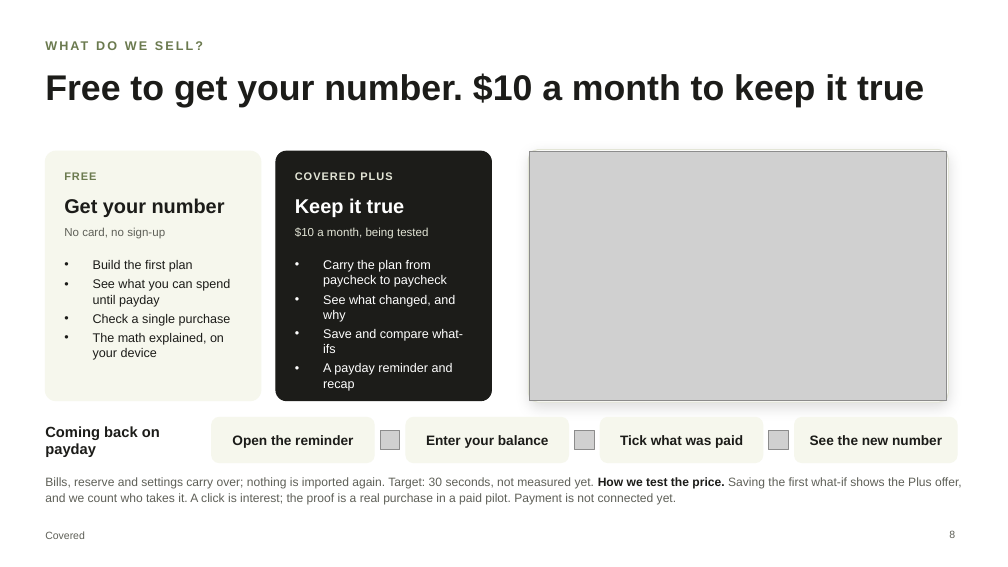
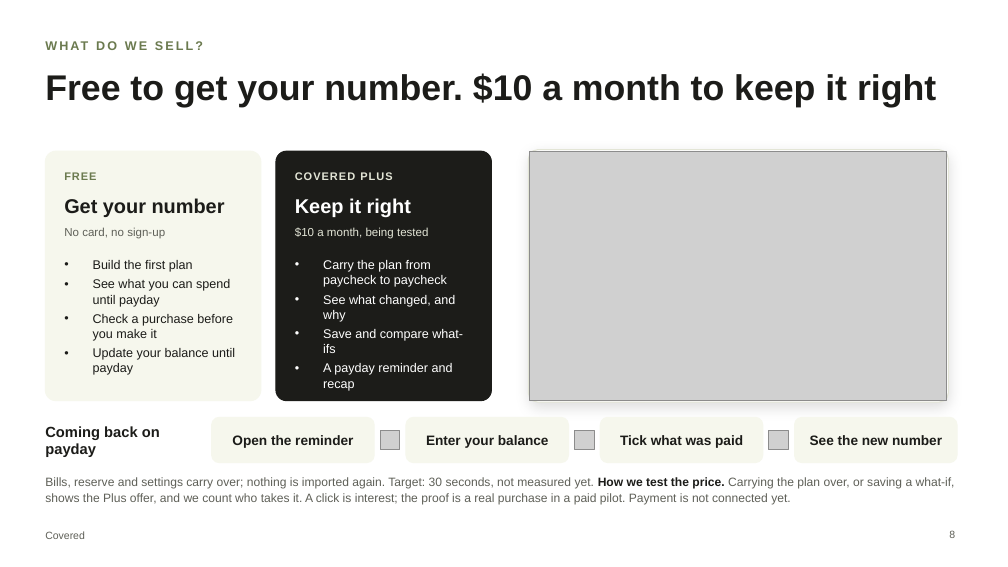
Before and after one commit to chinusoid/FractureTeam, a slide deck: slide 8 of pitch/covered-pitch.pptx. Drawn at 1008x567 pixels with LibreOffice and Linux fonts; fonts in the diff are those of the drawing; grey boxes stand for pictures. Boxes give left, top, right and bottom in pixels: in the first picture for what was removed or moved away, otherwise in the second. Text is boxed around its words. In the diff, an @@ line names an element or a change of style, - is before the commit and + after.

```diff
--- a/pitch/covered-pitch.pptx
+++ b/pitch/covered-pitch.pptx
@@ title at [45, 73, 936, 107]: text changed @@
-Free to get your number. $10 a month to keep it true
+Free to get your number. $10 a month to keep it right
@@ text at [295, 198, 411, 217]: text changed @@
-Keep it true
+Keep it right
@@ text at [93, 314, 235, 375]: text changed @@
-• Check a single purchase
-• The math explained, on your device
+• Check a purchase before you make it
+• Update your balance until payday
@@ text at [45, 477, 955, 505]: text changed @@
-Bills, reserve and settings carry over; nothing is imported again. Target: 30 seconds, not measured yet. How we test the price. Saving the first what-if shows the Plus offer, and we count who takes it. A click is interest; the proof is a real purchase in a paid pilot. Payment is not connected yet.
+Bills, reserve and settings carry over; nothing is imported again. Target: 30 seconds, not measured yet. How we test the price. Carrying the plan over, or saving a what-if, shows the Plus offer, and we count who takes it. A click is interest; the proof is a real purchase in a paid pilot. Payment is not connected yet.
```
Also in this commit, not shown: 1 other slide changed, 20 other files.
